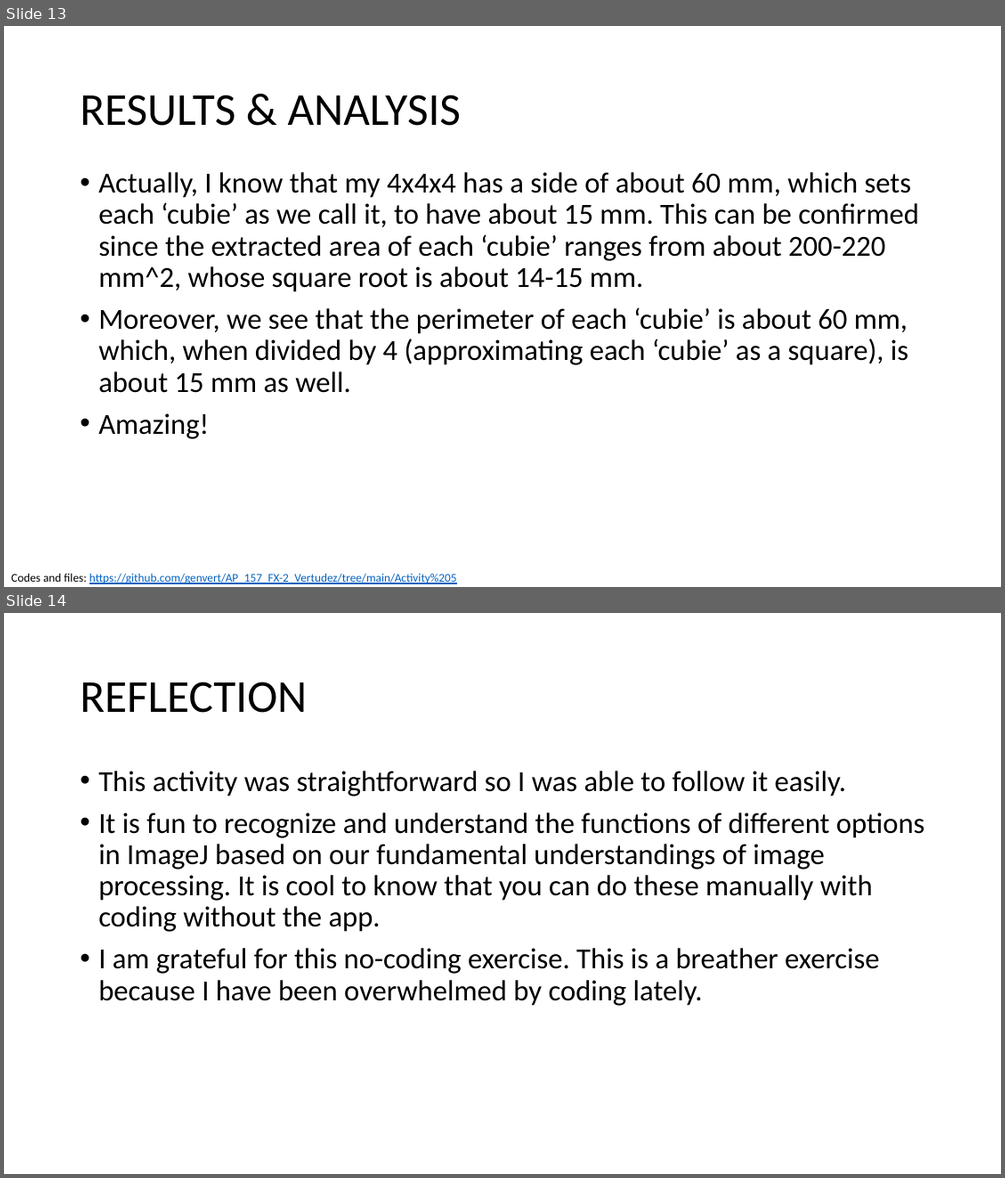
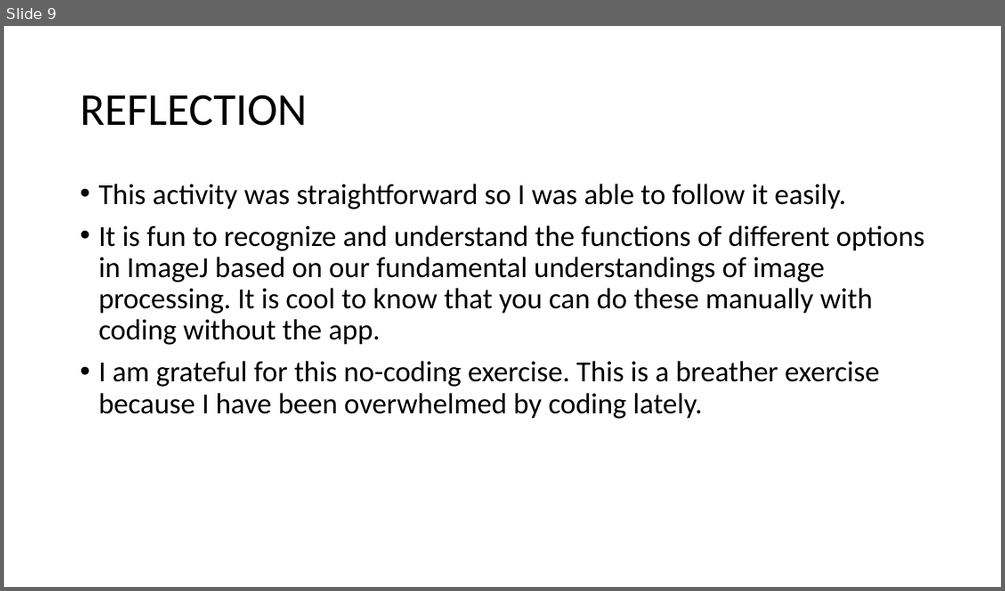
Before and after one commit to genvert/AP_157_FX-2_Vertudez, a slide deck: Activity 5/Vertudez_Activity_5_Report.pptx. Shown one above the other, each under a label of ours: slides 13 and 14 before the commit, slide 9 after it. The pictures are 1005x1178 and 1005x591 pixels, drawn with LibreOffice and Linux fonts; fonts in the diff are those of the drawing. Boxes give left, top, right and bottom in pixels: in the first picture for what was removed or moved away, otherwise in the second. Text is boxed around its words. In the diff, an @@ line names an element or a change of style, - is before the commit and + after.

```diff
--- a/Activity 5/Vertudez_Activity_5_Report.pptx
+++ b/Activity 5/Vertudez_Activity_5_Report.pptx
@@ slide 13 removed at [4, 26, 1001, 587], background #FFFFFF @@
@@ title removed at [80, 95, 461, 126] @@
-RESULTS & ANALYSIS
@@ text removed at [98, 172, 919, 439] @@
-• Actually, I know that my 4x4x4 has a side of about 60 mm, which sets each ‘cubie’ as we call it, to have about 15 mm. This can be confirmed since the extracted area of each ‘cubie’ ranges from about 200-220 mm^2, whose square root is about 14-15 mm.
-• Moreover, we see that the perimeter of each ‘cubie’ is about 60 mm, which, when divided by 4 (approximating each ‘cubie’ as a square), is about 15 mm as well.
-• Amazing!
@@ text removed at [11, 572, 457, 584] @@
-Codes and files: https://github.com/genvert/AP_157_FX-2_Vertudez/tree/main/Activity%205
@@ what was slide 14 is now slide 9 @@
```
Also in this commit, not shown: 9 slides changed, 4 other slides removed, 1 other file.
